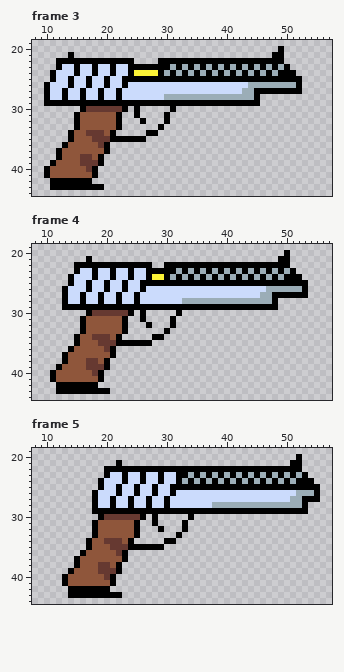
Pixel-art file -- art/PISTOL.aseprite. Above, as it was before the edit.
64x64 pixels, 6 frames. Shown: frame 3: x 8..57, y 19..44; frame 4: x 8..57, y 19..44; frame 5: x 8..57, y 19..44.
The result:
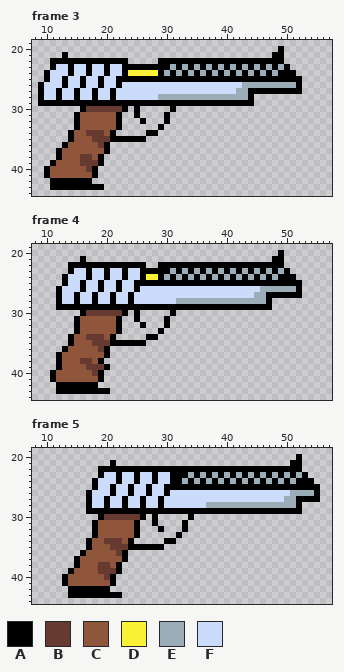
Palette (. is transparent): A #000000  B #663931  C #8f563b  D #fbf236  E #9badb7  F #cbdbfc
Changes in this commit:
Frame 3, layer "slide":
y 21: x 13..14 .A -> A.
y 22: x 11 . -> A; x 24 A -> .
y 23: x 11..12 .A -> AF; x 14..15 FA -> AF; x 17..18 FA -> AF; x 20..21 FA -> AF; x 23 F -> A
y 24: x 10..11 .A -> AF; x 14..15 FA -> AF; x 17..18 FA -> AF; x 20..21 FA -> AF; x 23..24 FA -> AD
y 25: x 10..11 .A -> AF; x 13..14 FA -> AF; x 16..17 FA -> AF; x 19..20 FA -> AF; x 22 F -> A
y 26: x 9..10 .A -> AF; x 13..14 FA -> AF; x 16..17 FA -> AF; x 19..20 FA -> AF; x 22..23 FA -> AF; x 43 F -> E
y 27: x 9..10 .A -> AF; x 12..13 FA -> AF; x 15..16 FA -> AF; x 18..19 FA -> AF; x 21..22 FA -> AF; x 42 F -> E; x 44 E -> A
y 28: x 9..10 .A -> AF; x 12..13 FA -> AF; x 15..16 FA -> AF; x 18..19 FA -> AF; x 21..22 FA -> AF; x 29 F -> E; x 44..45 EA -> A.
y 29: x 9 . -> A; x 45 A -> .
Frame 4, layers "slide", "grip":
y 20: x 49..50 .A -> A.
y 21: x 16..17 .A -> A.; x 48 . -> A; x 50 A -> .
y 22: x 14 . -> A; x 27 A -> .; x 29 . -> A; x 50 A -> .
y 23: x 14..15 .A -> AF; x 17..18 FA -> AF; x 20..21 FA -> AF; x 23..24 FA -> AF; x 26 F -> A; x 31..51 AEAEAEAEAEAEAEAEAEAEA -> EAEAEAEAEAEAEAEAEAEA.
y 24: x 13..14 .A -> AF; x 17..18 FA -> AF; x 20..21 FA -> AF; x 23..24 FA -> AF; x 26..27 FA -> AD; x 29..49 DAEAEAEAEAEAEAEAEAEAE -> AEAEAEAEAEAEAEAEAEAEA; x 52 A -> .
y 25: x 13..14 .A -> AF; x 16..17 FA -> AF; x 19..20 FA -> AF; x 22..23 FA -> AF; x 25 F -> A; x 53 A -> .
y 26: x 12..13 .A -> AF; x 16..17 FA -> AF; x 19..20 FA -> AF; x 22..23 FA -> AF; x 25..26 FA -> AF; x 46 F -> E; x 52..53 EA -> A.
y 27: x 12..13 .A -> AF; x 15..16 FA -> AF; x 18..19 FA -> AF; x 21..22 FA -> AF; x 24..25 FA -> AF; x 45 F -> E; x 47 E -> A; x 53 A -> .
y 28: x 12..13 .A -> AF; x 15..16 FA -> AF; x 18..19 FA -> AF; x 21..22 FA -> AF; x 24..25 FA -> AF; x 32 F -> E; x 47..48 EA -> A.
y 29: x 12 . -> A; x 48 A -> .
y 30: x 16..17 .A -> AB; x 23..26 BA.A -> A.A.; x 31..32 .A -> A.
y 31: x 15..16 .A -> AC; x 22..23 CA -> A.; x 25..26 .A -> A.; x 30..31 .A -> A.
y 32: x 15..16 .A -> AC; x 22..23 CA -> A.; x 26..27 .A -> A.; x 30..31 .A -> A.
y 33: x 15..16 .A -> AC; x 22..23 CA -> A.; x 29..30 .A -> A.
y 34: x 14..15 .A -> AC; x 17 C -> B; x 20..22 BCA -> CA.; x 27 . -> A; x 29 A -> .
y 35: x 14..15 .A -> AC; x 18 C -> B; x 21 B -> A; x 27 A -> .
y 36: x 13..14 .A -> AC; x 19..21 CBA -> BA.
y 37: x 12..13 .A -> AC; x 20..21 CA -> A.
y 38: x 12..13 .A -> AC; x 16 C -> B; x 18..20 BCA -> CA.
Frame 5, layer "slide":
y 21: x 21..22 .A -> A.
y 22: x 19 . -> A
y 23: x 19..20 .A -> AF; x 22..23 FA -> AF; x 25..26 FA -> AF; x 28..29 FA -> AF; x 31 F -> A
y 24: x 18..19 .A -> AF; x 22..23 FA -> AF; x 25..26 FA -> AF; x 28..29 FA -> AF; x 31 F -> A
y 25: x 18..19 .A -> AF; x 21..22 FA -> AF; x 24..25 FA -> AF; x 27..28 FA -> AF; x 30 F -> A
y 26: x 17..18 .A -> AF; x 21..22 FA -> AF; x 24..25 FA -> AF; x 27..28 FA -> AF; x 30..31 FA -> AF; x 51 F -> E
y 27: x 17..18 .A -> AF; x 20..21 FA -> AF; x 23..24 FA -> AF; x 26..27 FA -> AF; x 29..30 FA -> AF; x 50 F -> E; x 52 E -> A
y 28: x 17..18 .A -> AF; x 20..21 FA -> AF; x 23..24 FA -> AF; x 26..27 FA -> AF; x 29..30 FA -> AF; x 37 F -> E; x 52..53 EA -> A.
y 29: x 17 . -> A; x 53 A -> .
Changed places in both pictures, as pixel boxes (x1, y1, x2, y2):
changed: (38, 52, 134, 106)
changed: (236, 82, 260, 106)
changed: (158, 94, 164, 100)
changed: (56, 250, 308, 364)
changed: (86, 460, 176, 514)
changed: (284, 490, 308, 514)
changed: (206, 502, 212, 508)
